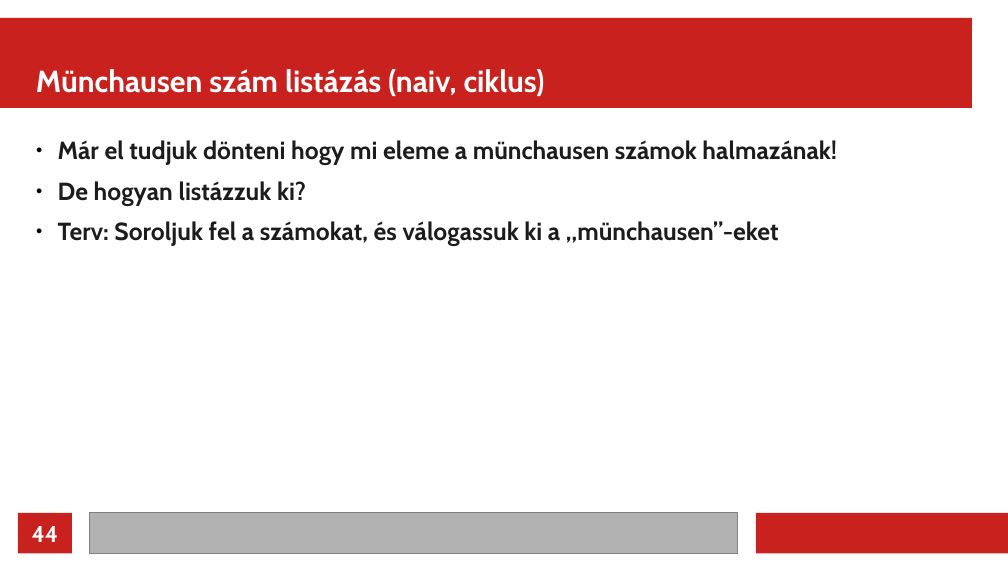
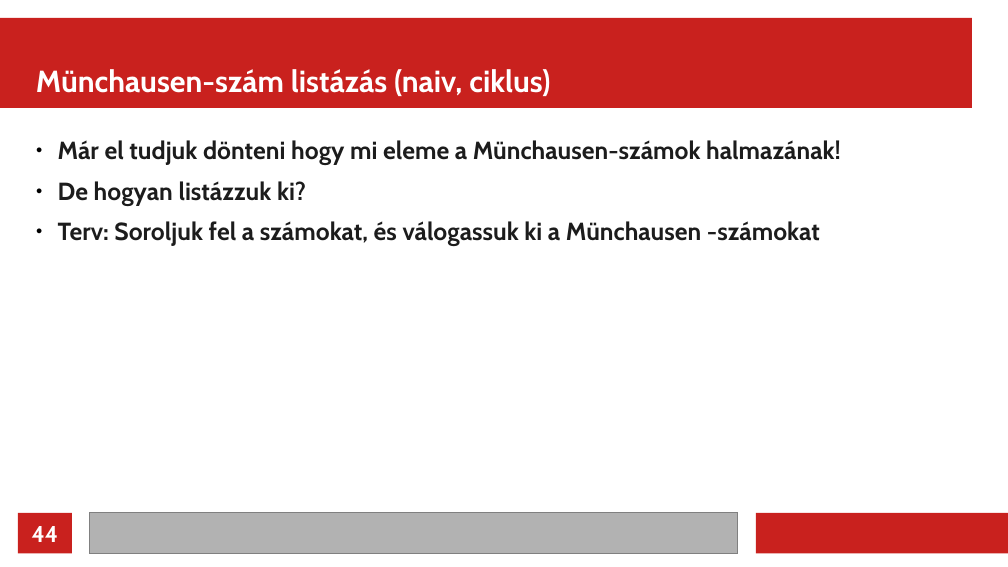
Before and after one commit to rkeeves/munchausen, a slide deck: slide 44 of presentation/munchausen_basic.odp. Drawn at 1008x567 pixels with LibreOffice and Linux fonts; fonts in the diff are those of the drawing. Boxes give left, top, right and bottom in pixels: in the first picture for what was removed or moved away, otherwise in the second. Text is boxed around its words. In the diff, an @@ line names an element or a change of style, - is before the commit and + after.

```diff
--- a/presentation/munchausen_basic.odp
+++ b/presentation/munchausen_basic.odp
@@ title at [36,69,550,96]: text changed @@
-Münchausen szám listázás (naiv, ciklus)
+Münchausen-szám listázás (naiv, ciklus)
@@ text at [58,140,841,165]: text changed @@
-● Már el tudjuk dönteni hogy mi eleme a münchausen számok halmazának!
+● Már el tudjuk dönteni hogy mi eleme a Münchausen-számok halmazának!
@@ text at [58,221,820,246]: text changed @@
-● Terv: Soroljuk fel a számokat, és válogassuk ki a „münchausen”-eket
+● Terv: Soroljuk fel a számokat, és válogassuk ki a Münchausen -számokat
```
Also in this commit, not shown: 90 other slides changed, 3 other files.
